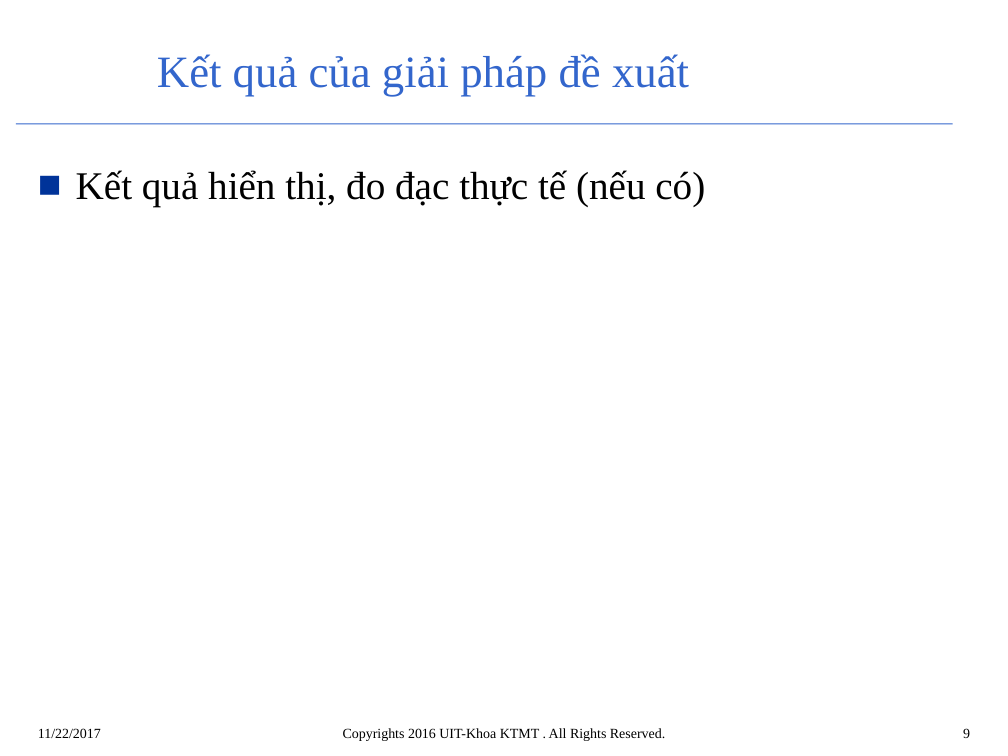
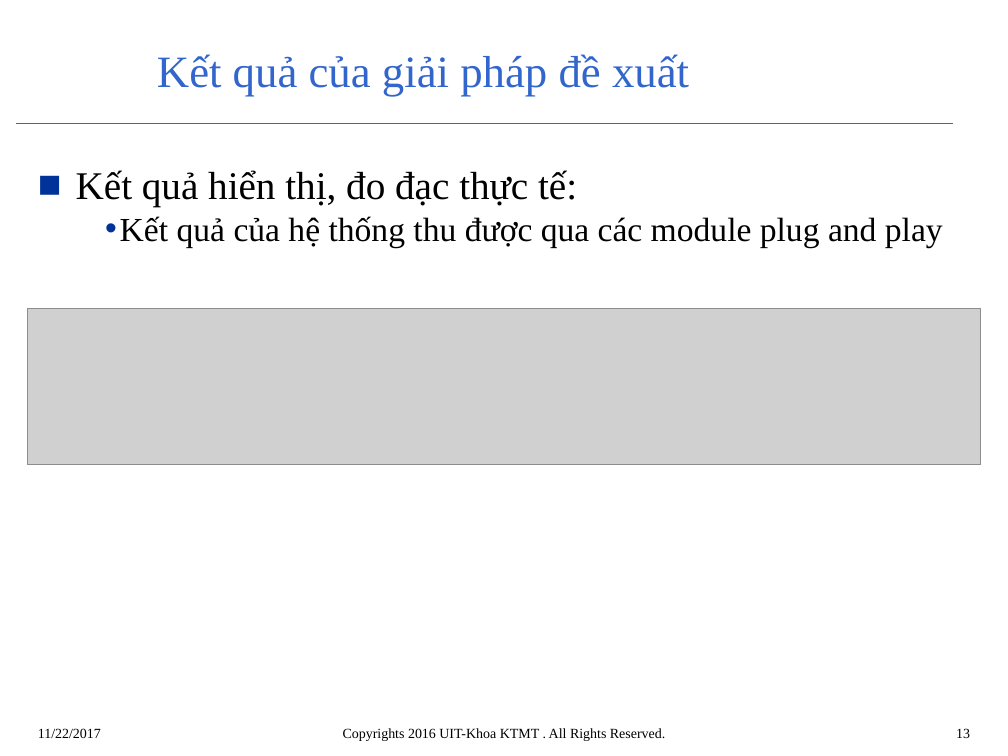
Before and after one commit to nguyenphu27/MyThesis, a slide deck: slide 13 of 00_Document/mau bao cao giua ky/Mau_BaoCao_LVTN_Trinhbay.pptx (slide 9 before the commit). Drawn at 1008x756 pixels with LibreOffice and Linux fonts; fonts in the diff are those of the drawing; grey boxes stand for pictures; background and template pictures are left out. Boxes give left, top, right and bottom in pixels: in the first picture for what was removed or moved away, otherwise in the second. Text is boxed around its words. In the diff, an @@ line names an element or a change of style, - is before the commit and + after.

```diff
--- a/00_Document/mau bao cao giua ky/Mau_BaoCao_LVTN_Trinhbay.pptx
+++ b/00_Document/mau bao cao giua ky/Mau_BaoCao_LVTN_Trinhbay.pptx
@@ text at (76, 170, 943, 247): text changed; size 28 to 24 pt @@
-■ Kết quả hiển thị, đo đạc thực tế (nếu có)
+■ Kết quả hiển thị, đo đạc thực tế:
+  • Kết quả của hệ thống thu được qua các module plug and play
@@ picture added at (28, 308, 981, 464) @@
@@ page number at (956, 728, 970, 738): text changed @@
-9
+13
```
Also in this commit, not shown: 12 other slides changed, 5 slides added, 1 other file.
